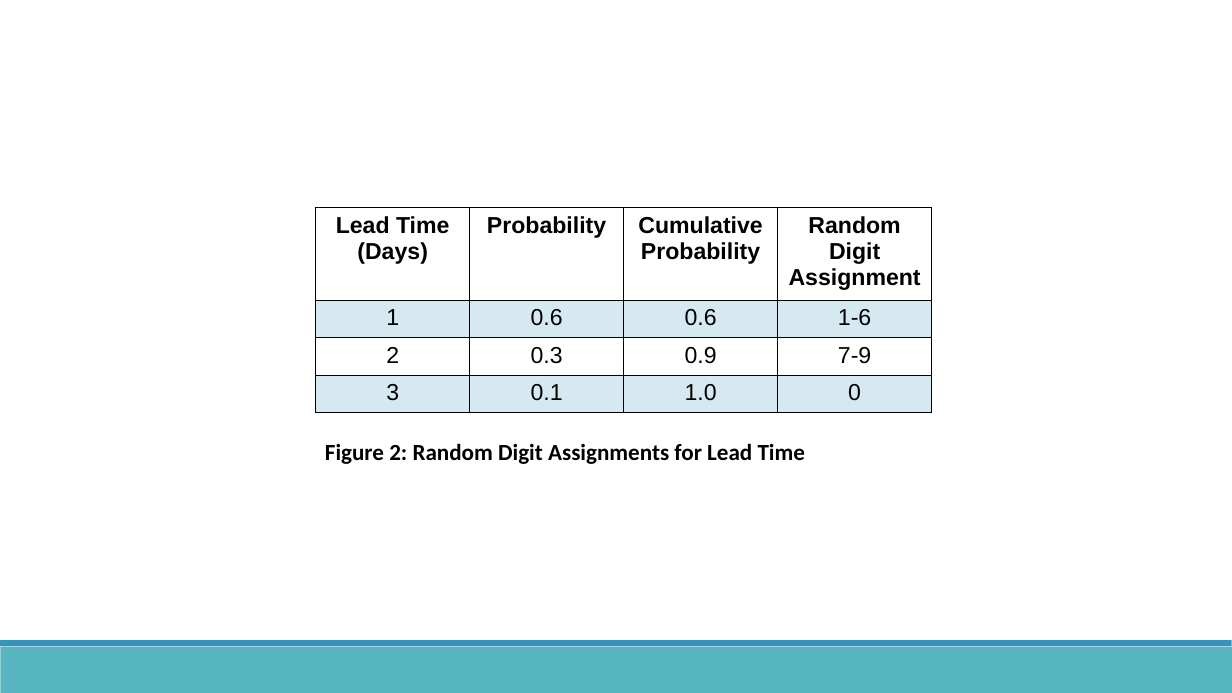
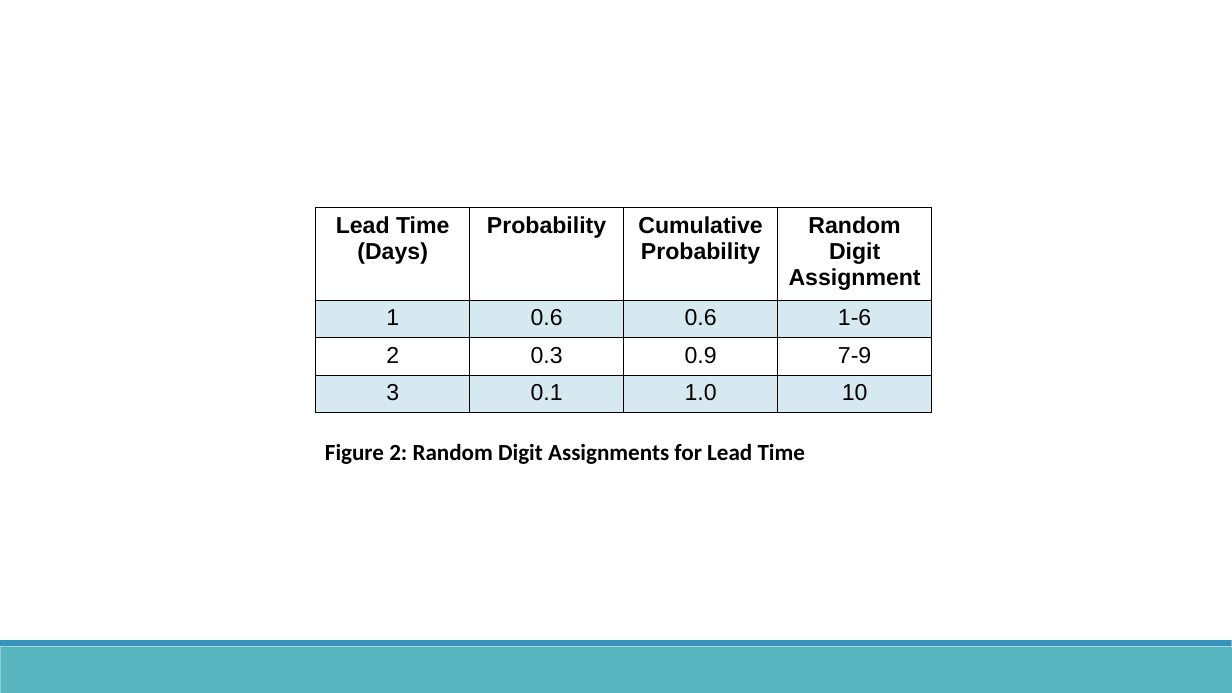
Before and after one commit to GP-SC/Modelling-simulation-projects, a slide deck: slide 7 of Lab 7_Task 3/Lab 7_Task 3/Task 3.pptx. Drawn at 1232x693 pixels with LibreOffice and Linux fonts; fonts in the diff are those of the drawing. Boxes give left, top, right and bottom in pixels: in the first picture for what was removed or moved away, otherwise in the second. Text is boxed around its words. In the diff, an @@ line names an element or a change of style, - is before the commit and + after.

```diff
--- a/Lab 7_Task 3/Lab 7_Task 3/Task 3.pptx
+++ b/Lab 7_Task 3/Lab 7_Task 3/Task 3.pptx
@@ table at [316,208,933,405] @@
-row 4, column 4: 0
+row 4, column 4: 10
```
Also in this commit, not shown: 1 other slide changed, 40 other files.
